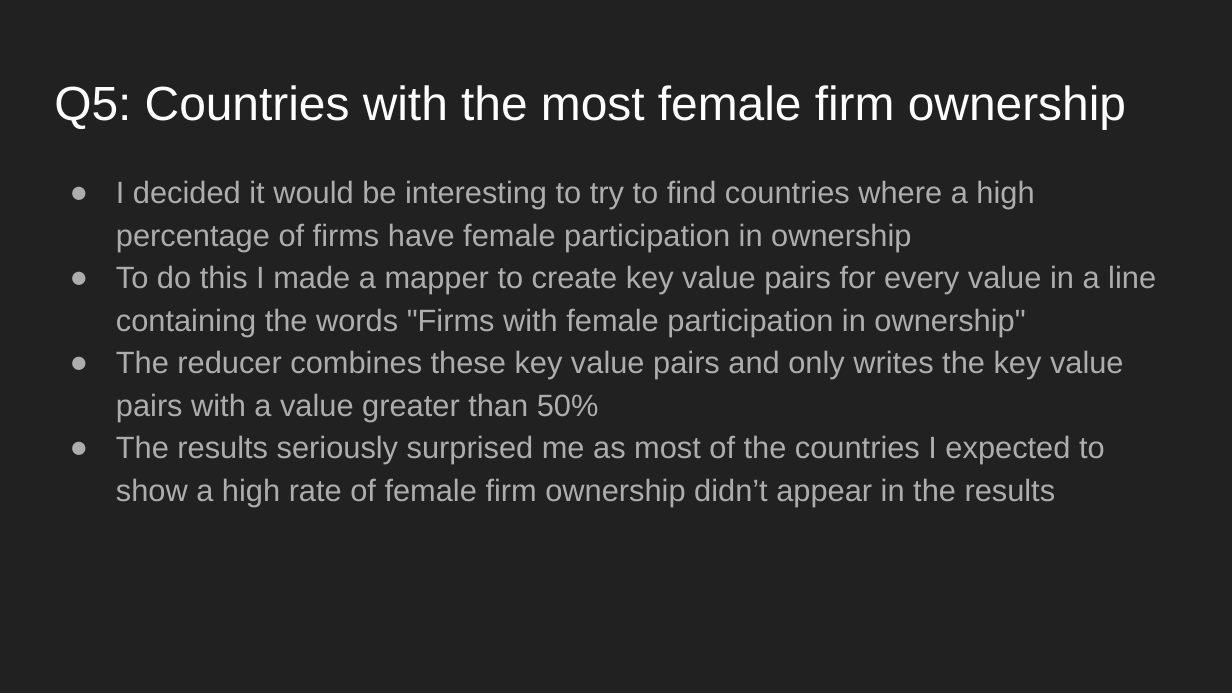
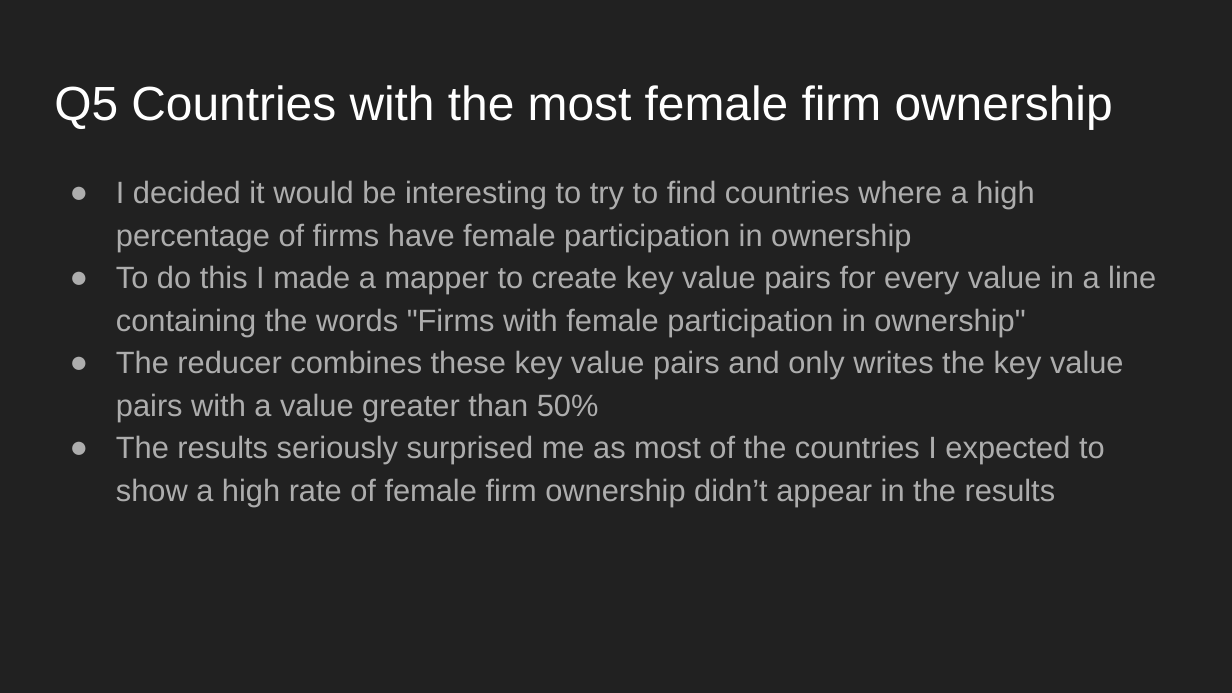
Before and after one commit to 1901-Big-Data/project-1-Joe-Spencer, a slide deck: slide 8 of Project 1_ Gender Stats.pptx. Drawn at 1232x693 pixels with LibreOffice and Linux fonts; fonts in the diff are those of the drawing. Boxes give left, top, right and bottom in pixels: in the first picture for what was removed or moved away, otherwise in the second. Text is boxed around its words. In the diff, an @@ line names an element or a change of style, - is before the commit and + after.

Commit message:
Final Commit
Made small tweaks to presentation

```diff
--- a/Project 1_ Gender Stats.pptx
+++ b/Project 1_ Gender Stats.pptx
@@ title at [54,85,1113,129]: text changed @@
-Q5: Countries with the most female firm ownership
+Q5 Countries with the most female firm ownership
```
Also in this commit, not shown: 6 other slides changed, 2 other files.
